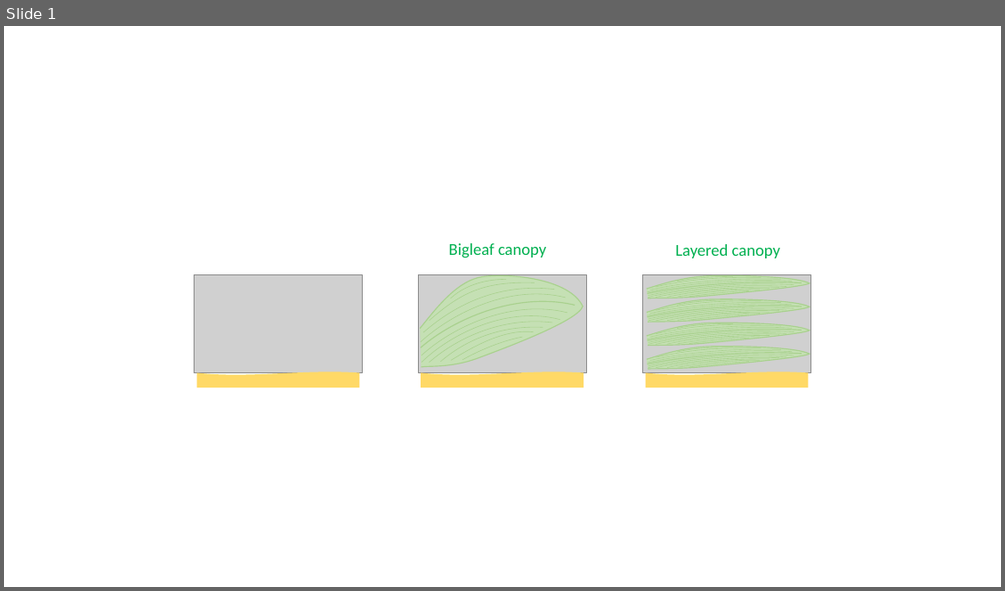
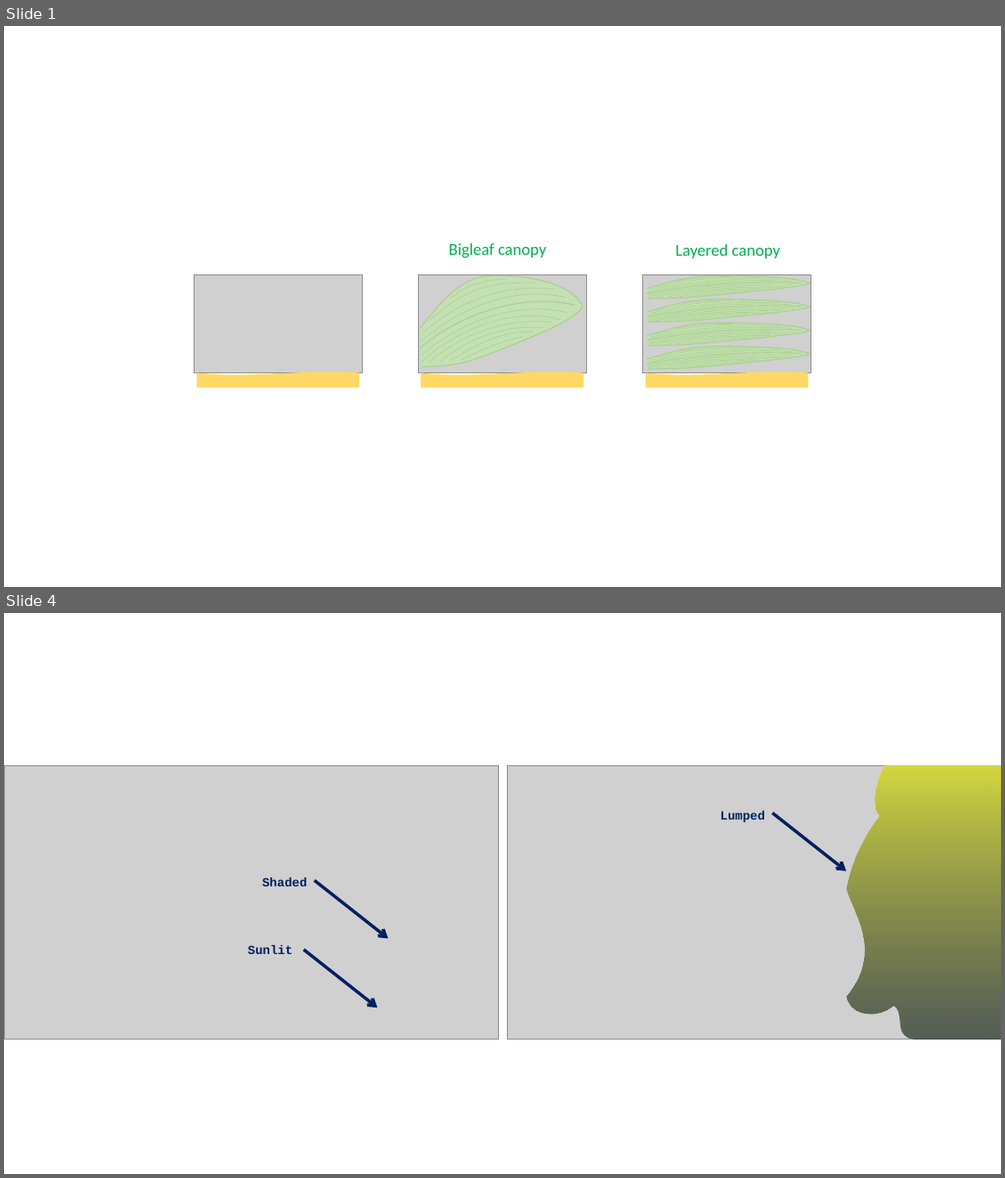
Before and after one commit to RamiALBASHA/crop_irradiance, a slide deck: doc/figs/figs.pptx. Shown one above the other, each under a label of ours: slide 1 before the commit, slides 1 and 4 after it; the slides between them are not shown. The pictures are 1005x591 and 1005x1178 pixels, drawn with LibreOffice and Linux fonts; fonts in the diff are those of the drawing; grey boxes stand for pictures. Boxes give left, top, right and bottom in pixels: in the first picture for what was removed or moved away, otherwise in the second. Text is boxed around its words. In the diff, an @@ line names an element or a change of style, - is before the commit and + after.

```diff
--- a/doc/figs/figs.pptx
+++ b/doc/figs/figs.pptx
@@ slide 4 added at [4, 613, 1001, 1174], background #FFFFFF @@
@@ picture added at [4, 765, 498, 1039] @@
@@ picture added at [507, 765, 1001, 1039] @@
@@ freeform shape added at [846, 765, 1001, 1039], fill gradient #2F3B31 to #D3D73F @@
@@ text added at [720, 811, 765, 822], 12 pt, text #002060, bold @@
+Lumped
@@ arrow added from (773, 812) to (846, 871), #002060 3 pt @@
@@ text added at [262, 877, 307, 886], 12 pt, text #002060, bold @@
+Shaded
@@ arrow added from (315, 880) to (388, 938), #002060 3 pt @@
@@ text added at [248, 945, 292, 954], 12 pt, text #002060, bold @@
+Sunlit
@@ arrow added from (304, 949) to (377, 1008), #002060 3 pt @@
```
Also in this commit, not shown: 2 other slides added, 3 other files.
